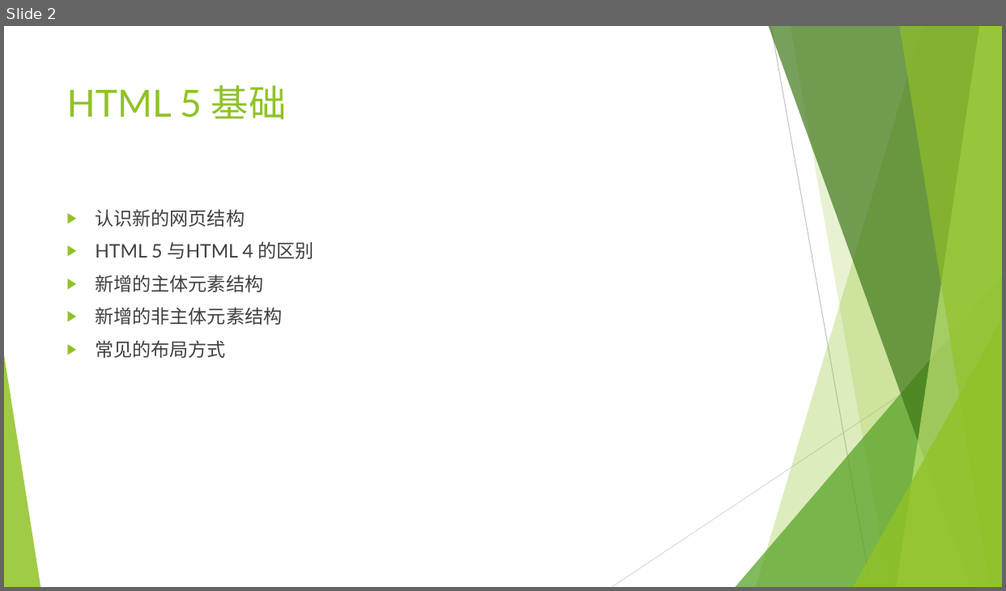
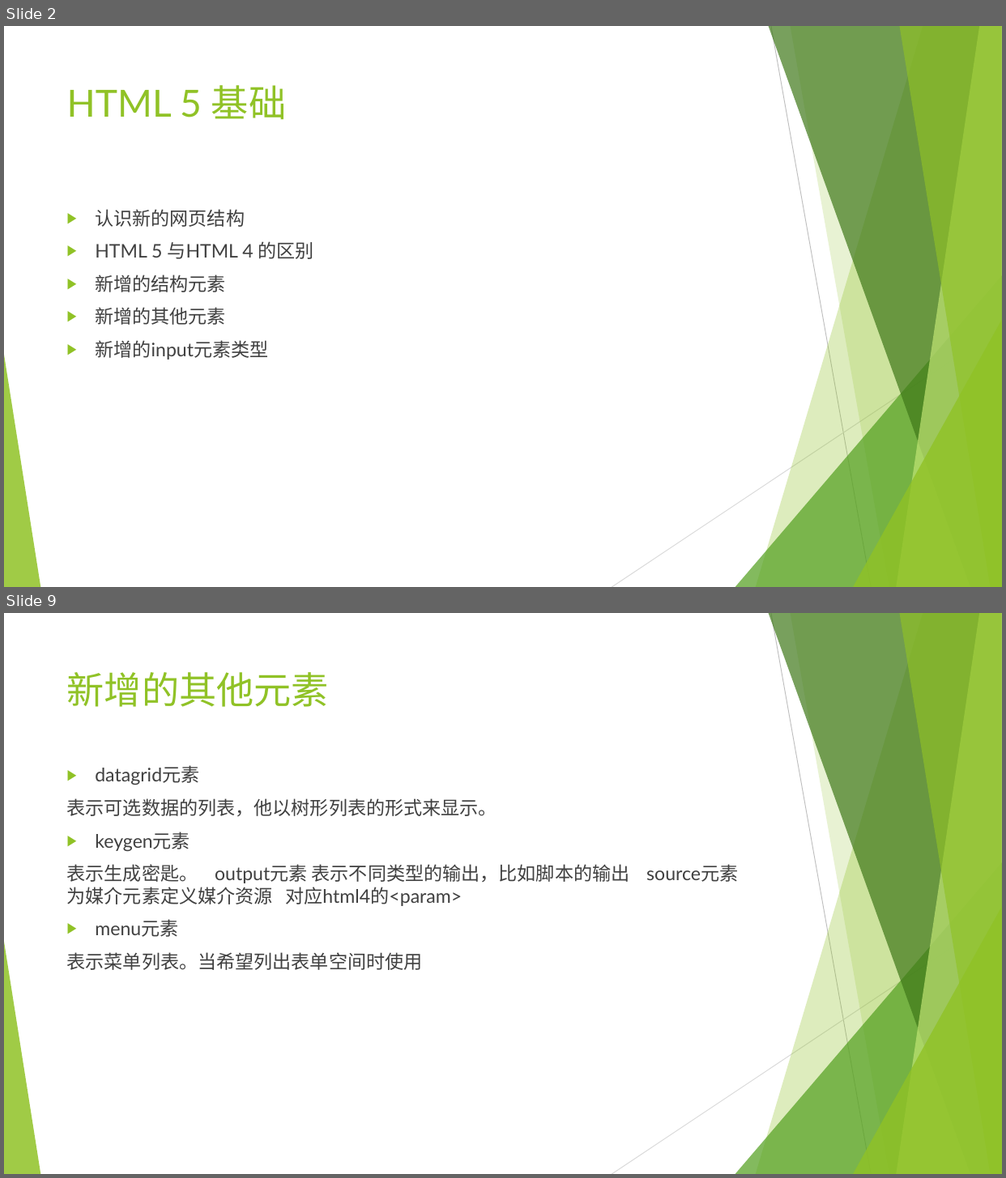
Before and after one commit to Guoye/Neusoft, a slide deck: lesson_HTML5/2.HTML5基础/2.HTML5基础.pptx. Shown one above the other, each under a label of ours: slide 2 before the commit, slides 2 and 9 after it; the slides between them are not shown. The pictures are 1006x591 and 1006x1178 pixels, drawn with LibreOffice and Linux fonts; fonts in the diff are those of the drawing. Boxes give left, top, right and bottom in pixels: in the first picture for what was removed or moved away, otherwise in the second. Text is boxed around its words. In the diff, an @@ line names an element or a change of style, - is before the commit and + after.

```diff
--- a/lesson_HTML5/2.HTML5基础/2.HTML5基础.pptx
+++ b/lesson_HTML5/2.HTML5基础/2.HTML5基础.pptx
@@ slide 9 added at <box>4,613,1002,1174</box>, background #FFFFFF; not listed: 10 template elements that a slide beside it also shows @@
@@ title added at <box>67,672,329,707</box>, 36 pt, text #90C226 @@
+新增的其他元素
@@ text added at <box>67,765,630,970</box>, 18 pt, text #404040 @@
+▶ datagrid元素
+表示可选数据的列表，他以树形列表的形式来显示。
+▶ keygen元素
+表示生成密匙。 output元素 表示不同类型的输出，比如脚本的输出 source元素为媒介元素定义媒介资源 对应html4的<param>
+▶ menu元素
+表示菜单列表。当希望列出表单空间时使用
@@ slide 2 changed as well @@
@@ text at <box>95,275,268,360</box>: text changed @@
-▶ 新增的主体元素结构
-▶ 新增的非主体元素结构
-▶ 常见的布局方式
+▶ 新增的结构元素
+▶ 新增的其他元素
+▶ 新增的input元素类型
```
Also in this commit, not shown: 2 other slides changed, 9 other slides added, 7 other files.
